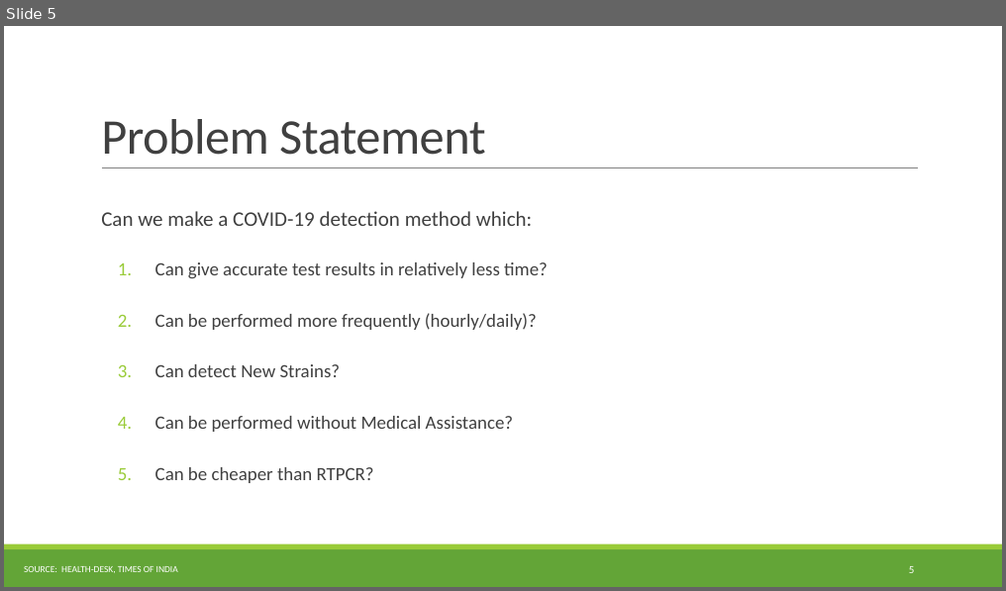
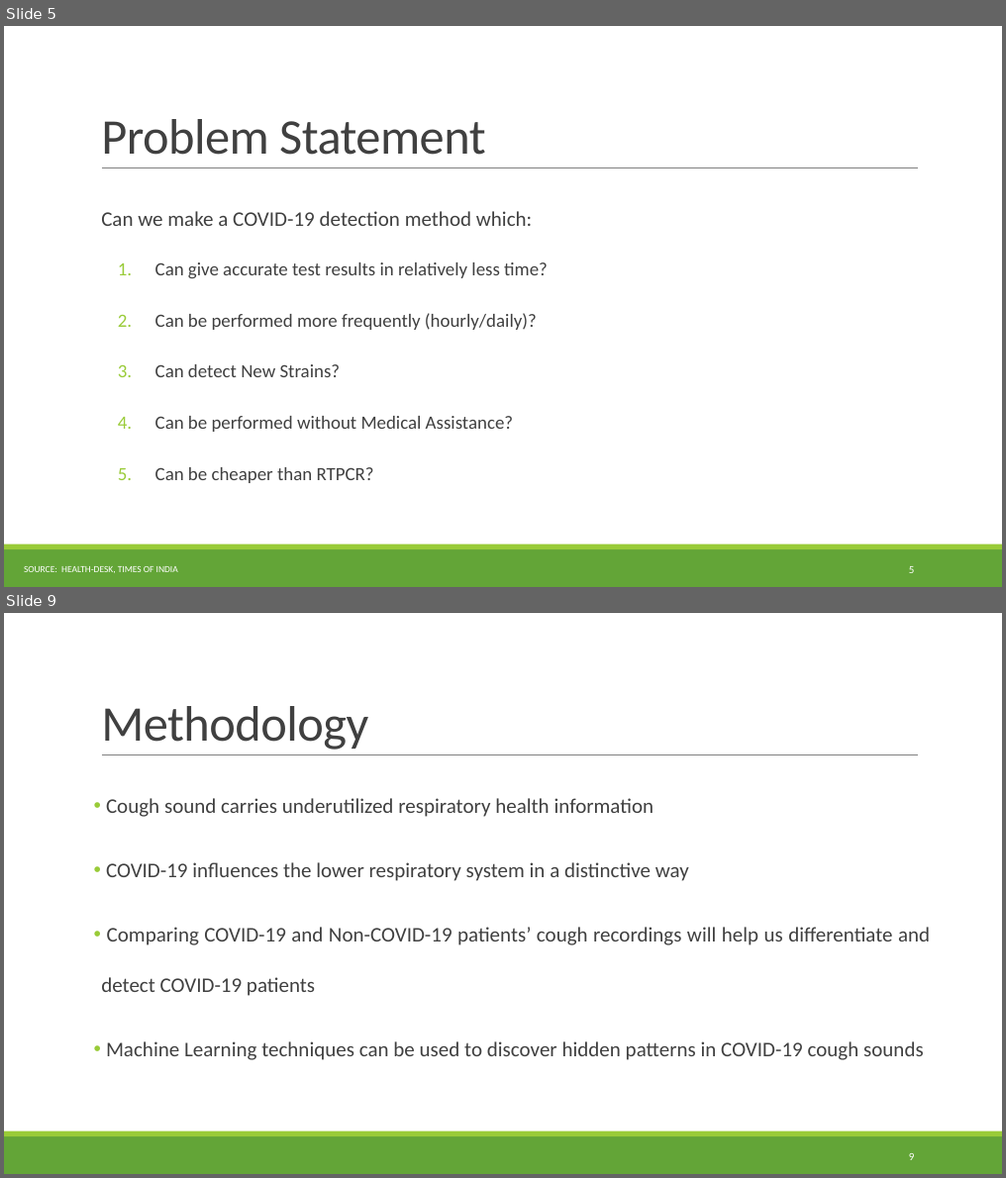
Before and after one commit to HimanshuKGP007/COV_Project, a slide deck: BTP_Files/PPT/BTP Presentation.pptx. Shown one above the other, each under a label of ours: slide 5 before the commit, slides 5 and 9 after it; the slides between them are not shown. The pictures are 1006x591 and 1006x1178 pixels, drawn with LibreOffice and Linux fonts; fonts in the diff are those of the drawing. Boxes give left, top, right and bottom in pixels: in the first picture for what was removed or moved away, otherwise in the second. Text is boxed around its words. In the diff, an @@ line names an element or a change of style, - is before the commit and + after.

```diff
--- a/BTP_Files/PPT/BTP Presentation.pptx
+++ b/BTP_Files/PPT/BTP Presentation.pptx
@@ slide 9 added at [4,613,1002,1174], background #FFFFFF; not listed: 3 template elements that a slide beside it also shows @@
@@ title added at [101,706,368,750], 48 pt, text #404040 @@
+Methodology
@@ text added at [101,798,930,1060], 20 pt, text #404040 @@
+• Cough sound carries underutilized respiratory health information
+• COVID-19 influences the lower respiratory system in a distinctive way
+• Comparing COVID-19 and Non-COVID-19 patients’ cough recordings will help us differentiate and detect COVID-19 patients
+• Machine Learning techniques can be used to discover hidden patterns in COVID-19 cough sounds
@@ page number added at [909,1154,915,1160], 10.5 pt, text #FFFFFF @@
+9
```
Also in this commit, not shown: 6 slides changed, 12 other slides added, 4 slides removed, 9 other files.
